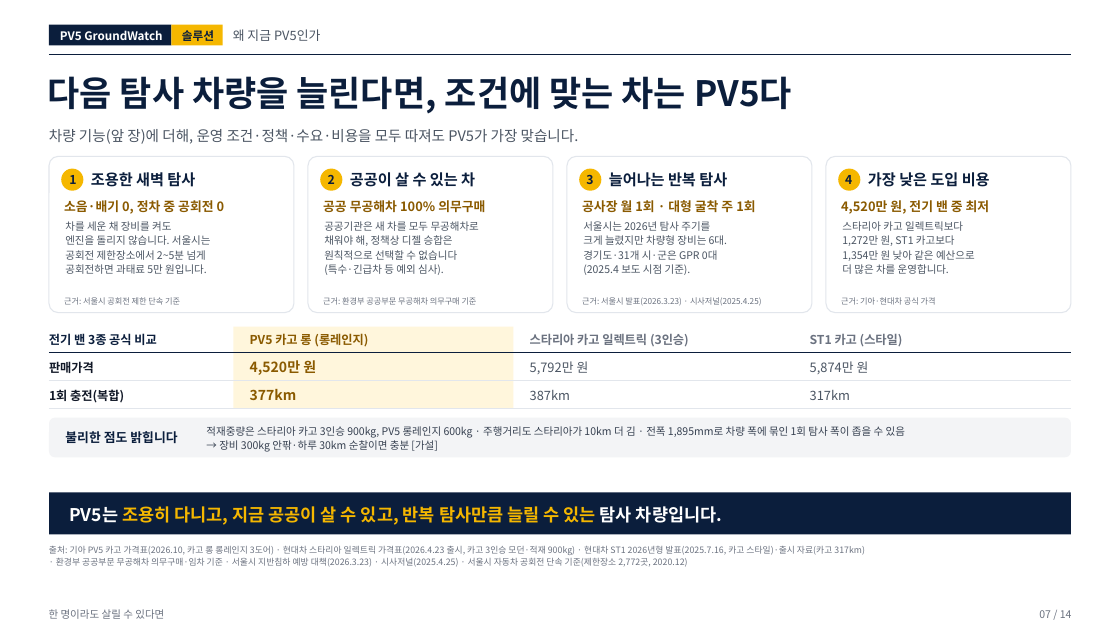
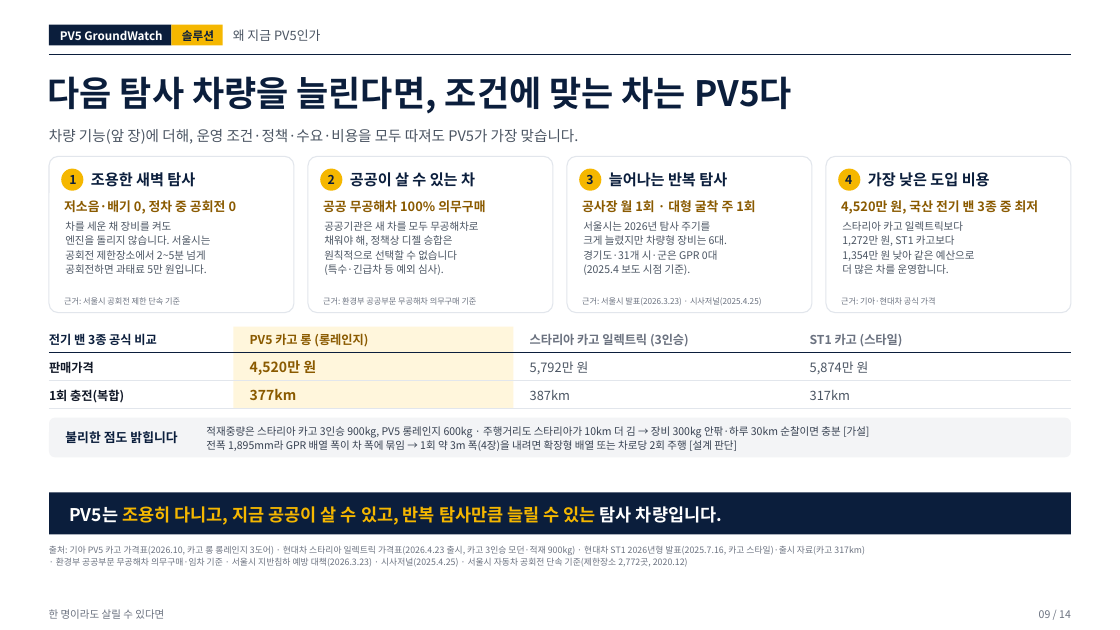
Before and after one commit to woojin-choe/pv5-hose-lab, a slide deck: slide 9 of ppt_all/PV5_GroundWatch_10_19.pptx (slide 7 before the commit). Drawn at 1120x630 pixels with LibreOffice and Linux fonts; fonts in the diff are those of the drawing. Boxes give left, top, right and bottom in pixels: in the first picture for what was removed or moved away, otherwise in the second. Text is boxed around its words. In the diff, an @@ line names an element or a change of style, - is before the commit and + after.

```diff
--- a/ppt_all/PV5_GroundWatch_10_19.pptx
+++ b/ppt_all/PV5_GroundWatch_10_19.pptx
@@ text at (x1=64, y1=200, x2=237, y2=214): text changed @@
-소음·배기 0, 정차 중 공회전 0
+저소음·배기 0, 정차 중 공회전 0
@@ text at (x1=841, y1=200, x2=1039, y2=214): text changed @@
-4,520만 원, 전기 밴 중 최저
+4,520만 원, 국산 전기 밴 3종 중 최저
@@ text at (x1=206, y1=426, x2=869, y2=438): text changed @@
-적재중량은 스타리아 카고 3인승 900kg, PV5 롱레인지 600kg · 주행거리도 스타리아가 10km 더 김 · 전폭 1,895mm로 차량 폭에 묶인 1회 탐사 폭이 좁을 수 있음
+적재중량은 스타리아 카고 3인승 900kg, PV5 롱레인지 600kg · 주행거리도 스타리아가 10km 더 김 → 장비 300kg 안팎·하루 30km 순찰이면 충분 [가설]
@@ text at (x1=206, y1=440, x2=737, y2=451): text changed @@
-→ 장비 300kg 안팎·하루 30km 순찰이면 충분 [가설]
+전폭 1,895mm라 GPR 배열 폭이 차 폭에 묶임 → 1회 약 3m 폭(4장)을 내려면 확장형 배열 또는 차로당 2회 주행 [설계 판단]
@@ text at (x1=1039, y1=610, x2=1071, y2=618): text changed @@
-07 / 14
+09 / 14
```
Also in this commit, not shown: 3 other slides changed.
